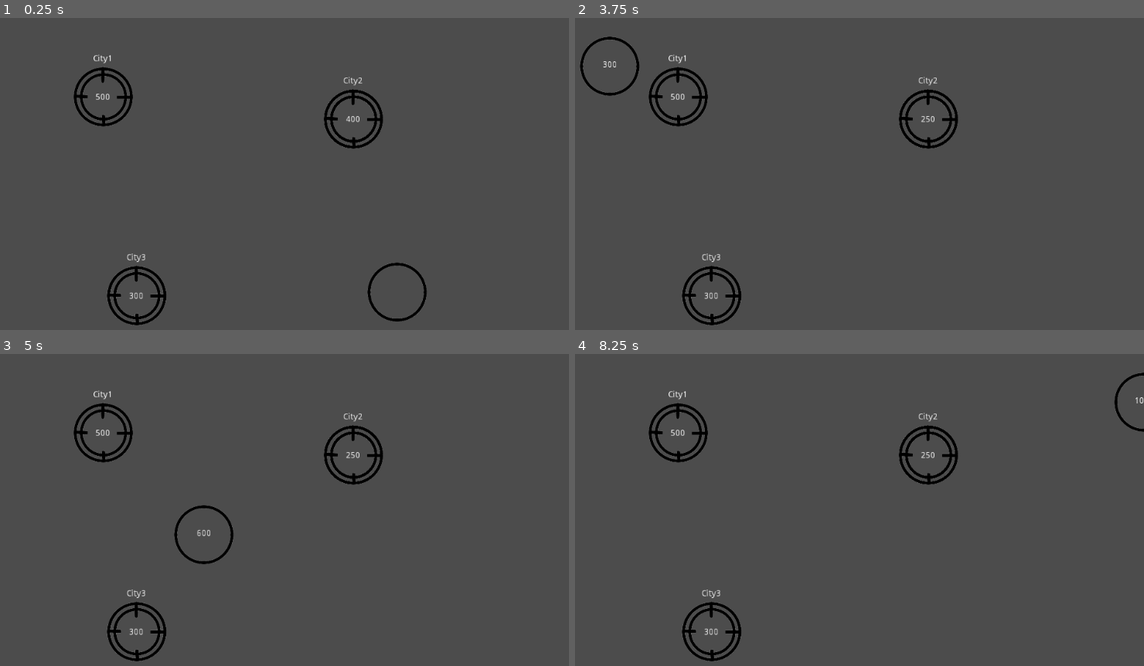
Above: before the commit, frames 1-4 (two rows, left to right).
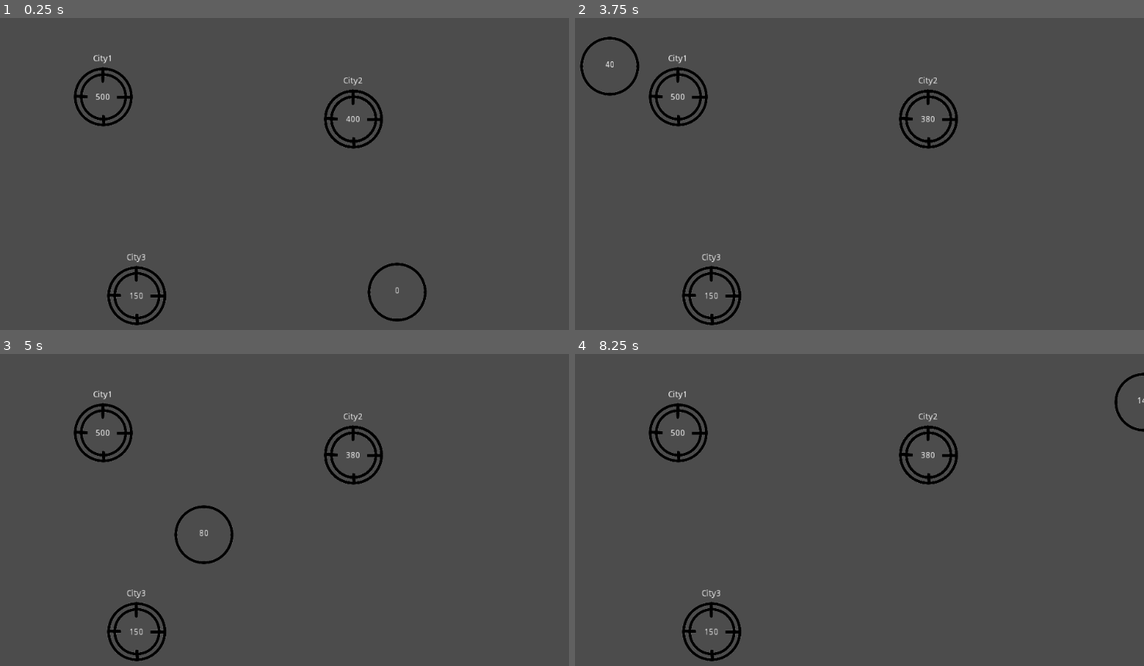
Above: after the commit, the same moments.

Repository: ixio/theogenesis
Game: Godot game, scene res://Main.tscn
The game is run twice, just before and just after one commit, with the same random seed, the same clock (stepped at 60 frames per second) and the same inputs.
Inputs:
- Up to frame 1 (0.25 s): no input
- Up to frame 2 (3.75 s): tap Enter at 0.5 s; hold Up (ui_up) 0.53-2.03 s; tap Space at 2 s; hold Left (ui_left) 2.03-3.53 s; hold Down (ui_down) from 3.53 s (still down)
- Up to frame 3 (5 s): release Down (ui_down) at 4.28 s; hold Right (ui_right) from 4.28 s (still down)
- Up to frame 4 (8.25 s): release Right (ui_right) at 5.03 s; hold Up (ui_up) 5.03-5.78 s; hold Right (ui_right) 5.78-8.03 s; tap Enter at 8 s; hold Down (ui_down) from 8.03 s (still down)

The runs differ from the first frame. In frame 1, less than 0.1% of the frame differs, in the area x 22-71%, y 86-91%; in frame 2, less than 0.1%; in frame 3, less than 0.1%, in the area x 22-63%, y 31-91%; in frame 4, less than 0.1%.

Commit message:
Create FollowerGroup scene with correponding logic and fix bug with City#curr_followers

Diff:
--- a/City.gd
+++ b/City.gd
@@ -3,15 +3,13 @@
 signal converted
 
 export var influence = 400
-var curr_influence = influence
+var curr_influence
 var converted = false
 
 func _ready():
     $InfluenceLabel.text = influence as String
+    curr_influence = influence
     $NameLabel.text = name
-
-func _process(delta):
-    pass
 
 func _converted():
     converted = true
@@ -19,13 +17,14 @@
     emit_signal("converted")
 
 func entered(followers):
+    var ret = -1 * min(curr_influence, followers)
     if not(converted):
         curr_influence -= followers
         if curr_influence < 0:
             _converted()
         else:
             $InfluenceLabel.text = curr_influence as String
-
+    return ret
 
 func _on_City1_converted():
     pass # Replace with function body.
--- /dev/null
+++ b/FollowerGroup.gd
@@ -0,0 +1,10 @@
+extends StaticBody2D
+
+var followers
+
+func _ready():
+    $FollowersLabel.text = followers as String
+
+func entered(_followers):
+    queue_free()
+    return followers
--- /dev/null
+++ b/FollowerGroup.tscn
@@ -0,0 +1,30 @@
+[gd_scene load_steps=4 format=2]
+
+[ext_resource path="res://assets/img/char.png" type="Texture" id=1]
+[ext_resource path="res://FollowerGroup.gd" type="Script" id=2]
+
+[sub_resource type="CircleShape2D" id=1]
+radius = 49.5621
+
+[node name="FollowerGroup" type="StaticBody2D"]
+position = Vector2( 208.361, 145.493 )
+scale = Vector2( 0.5, 0.5 )
+script = ExtResource( 2 )
+
+[node name="Sprite" type="Sprite" parent="."]
+scale = Vector2( 0.5, 0.5 )
+texture = ExtResource( 1 )
+
+[node name="CollisionShape2D" type="CollisionShape2D" parent="."]
+shape = SubResource( 1 )
+
+[node name="FollowersLabel" type="Label" parent="."]
+margin_left = -39.0
+margin_top = -17.0
+margin_right = 40.0
+margin_bottom = 14.0
+align = 1
+valign = 1
+__meta__ = {
+"_edit_use_anchors_": false
+}
--- a/Main.gd
+++ b/Main.gd
@@ -1,6 +1,13 @@
 extends Node
 
+export (PackedScene) var FollowerGroup
+export var ffraction = 0.1
+export var fmin = 5
+export var fdist_min = 100
+export var fdist_max = 300
+
 func _ready():
+    randomize()
     for city in $Map.get_children():
         city.connect("converted", self, "new_convert")
 
@@ -13,3 +20,19 @@
 
 func you_win():
     print("YOU WIN!!")
+
+func _on_SpawnFollowerTimer_timeout():
+    var converted_cities = []
+    for city in $Map.get_children():
+        if city.converted:
+            converted_cities += [city]
+    if converted_cities.size() > 0:
+        var spawn_city = converted_cities[randi() % converted_cities.size()]
+        var new_followers = FollowerGroup.instance()
+        new_followers.followers = fmin + randi() % (ffraction * spawn_city.influence) as int
+        var pos = spawn_city.position
+        pos += Vector2(randf()-0.5, randf()-0.5).normalized() * rand_range(fdist_min, fdist_max)
+        pos.x = clamp(pos.x, 0, $Player.screen_size.x) # could not get "get_viewport_rect" here, weird
+        pos.y = clamp(pos.y, 0, $Player.screen_size.y)
+        new_followers.position = pos
+        add_child(new_followers)
--- a/Main.tscn
+++ b/Main.tscn
@@ -1,14 +1,20 @@
-[gd_scene load_steps=4 format=2]
+[gd_scene load_steps=5 format=2]
 
 [ext_resource path="res://Map.tscn" type="PackedScene" id=1]
 [ext_resource path="res://Player.tscn" type="PackedScene" id=2]
 [ext_resource path="res://Main.gd" type="Script" id=3]
+[ext_resource path="res://FollowerGroup.tscn" type="PackedScene" id=4]
 
 [node name="Main" type="Node"]
 script = ExtResource( 3 )
+FollowerGroup = ExtResource( 4 )
 
 [node name="Map" parent="." instance=ExtResource( 1 )]
 
 [node name="Player" parent="." instance=ExtResource( 2 )]
 position = Vector2( 739.452, 455.125 )
-follower_gain_rate = 150
+follower_gain_rate = 20
+
+[node name="SpawnFollowerTimer" type="Timer" parent="."]
+autostart = true
+[connection signal="timeout" from="SpawnFollowerTimer" to="." method="_on_SpawnFollowerTimer_timeout"]
--- a/Map.tscn
+++ b/Map.tscn
@@ -9,7 +9,7 @@
 
 [node name="City3" parent="." instance=ExtResource( 1 )]
 position = Vector2( 308.34, 460.987 )
-influence = 300
+influence = 150
 
 [node name="City2" parent="." instance=ExtResource( 1 )]
 position = Vector2( 667.185, 167.759 )
--- a/Player.gd
+++ b/Player.gd
@@ -8,6 +8,7 @@
 func _ready():
     $UpgradeTimer.start()
     screen_size = get_viewport_rect().size
+    $FollowersLabel.text = followers as String
 
 func _process(delta):
     var velocity = Vector2()
@@ -30,5 +31,6 @@
     $FollowersLabel.text = followers as String
 
 func _on_Player_body_entered(body):
-    body.entered(followers)
-    followers = 0
+    var mod = body.entered(followers)
+    followers += mod
+    $FollowersLabel.text = followers as String
--- a/project.godot
+++ b/project.godot
@@ -19,6 +19,10 @@
 run/main_scene="res://Main.tscn"
 config/icon="res://icon.png"
 
+[display]
+
+window/size/resizable=false
+
 [rendering]
 
 quality/driver/driver_name="GLES2"
